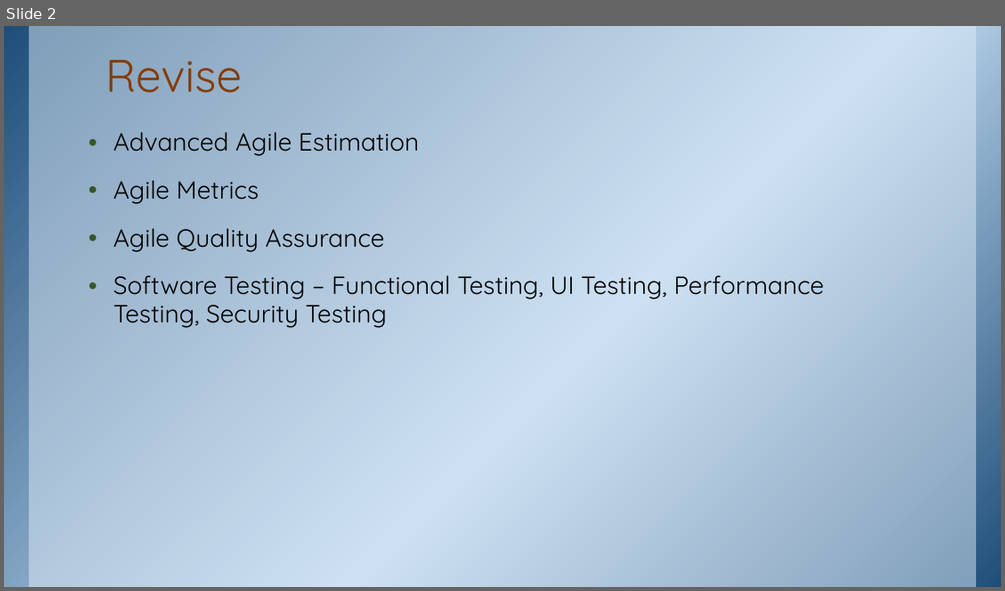
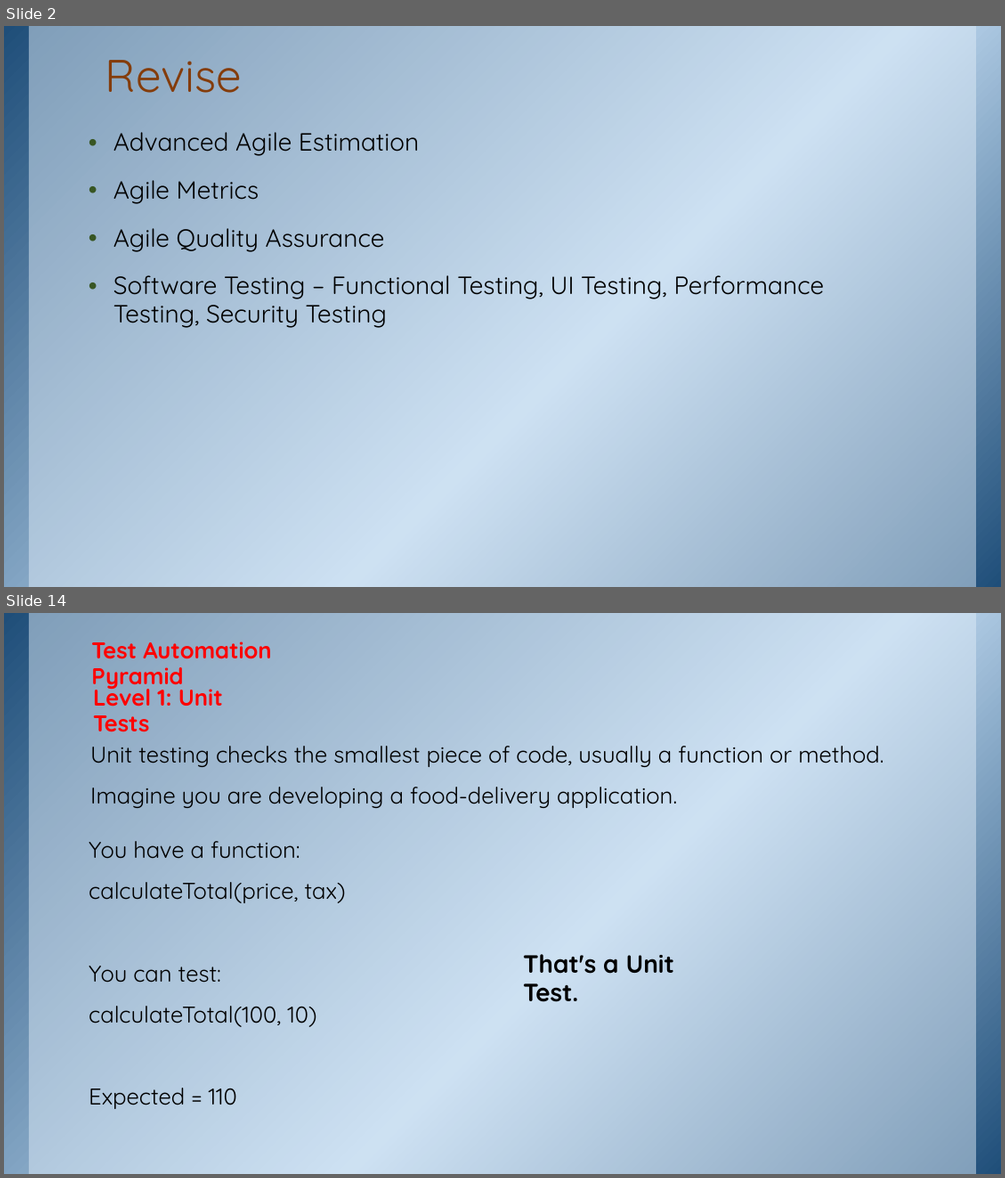
Before and after one commit to ketkiinamdar/IGCOE, a slide deck: TE - Lecture-8-4Aug2026.pptx. Shown one above the other, each under a label of ours: slide 2 before the commit, slides 2 and 14 after it; the slides between them are not shown. The pictures are 1005x591 and 1005x1178 pixels, drawn with LibreOffice and Linux fonts; fonts in the diff are those of the drawing; background and template pictures are left out. Boxes give left, top, right and bottom in pixels: in the first picture for what was removed or moved away, otherwise in the second. Text is boxed around its words. In the diff, an @@ line names an element or a change of style, - is before the commit and + after.

```diff
--- a/TE - Lecture-8-4Aug2026.pptx
+++ b/TE - Lecture-8-4Aug2026.pptx
@@ slide 14 added at bbox=[4, 613, 1001, 1174], background picture (left out); not listed: 2 template elements that a slide beside it also shows @@
@@ text added at bbox=[91, 641, 271, 690], 22 pt, text #FF0000, bold @@
+Test Automation Pyramid
@@ text added at bbox=[93, 682, 223, 732], 22 pt, text #FF0000, bold @@
+Level 1: Unit Tests
@@ text added at bbox=[90, 746, 883, 808], 22 pt, text #000000 @@
+Unit testing checks the smallest piece of code, usually a function or method.
+Imagine you are developing a food-delivery application.
@@ text added at bbox=[89, 841, 346, 1109], 22 pt, text #000000 @@
+You have a function:
+calculateTotal(price, tax)
+You can test:
+calculateTotal(100, 10)
+Expected = 110
@@ text added at bbox=[523, 954, 674, 1002], 24 pt, text #000000, bold @@
+That's a Unit Test.
```
Also in this commit, not shown: 1 slide changed, 16 other slides added, 1 slide removed, 1 other file.
